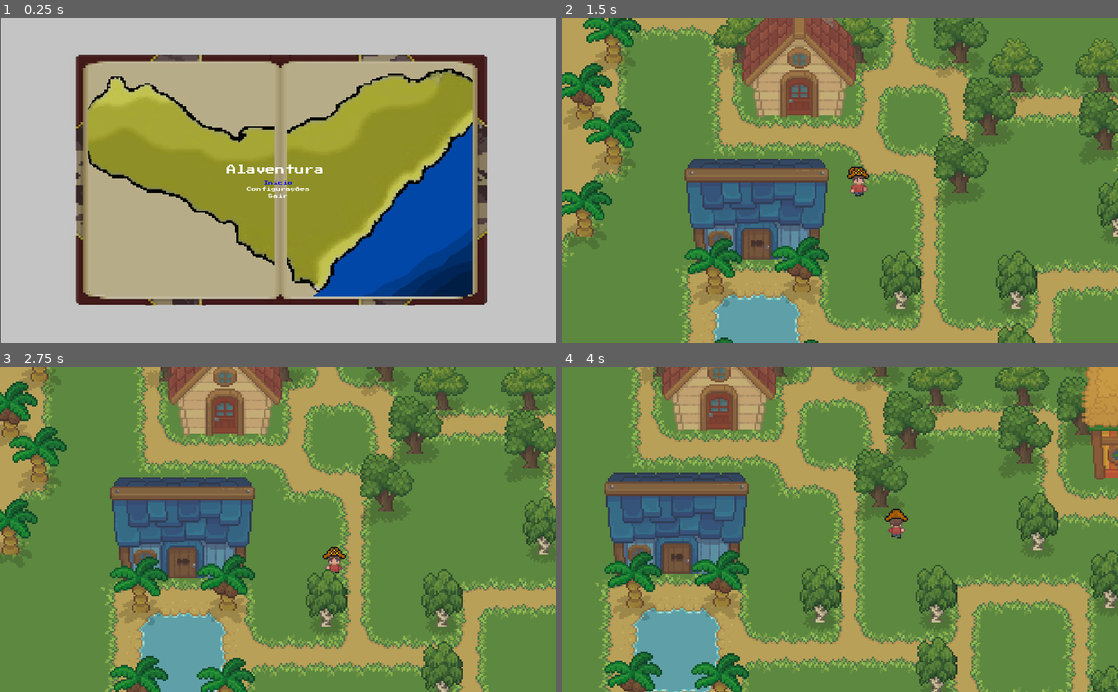
Above: before the commit, frames 1-4 (two rows, left to right).
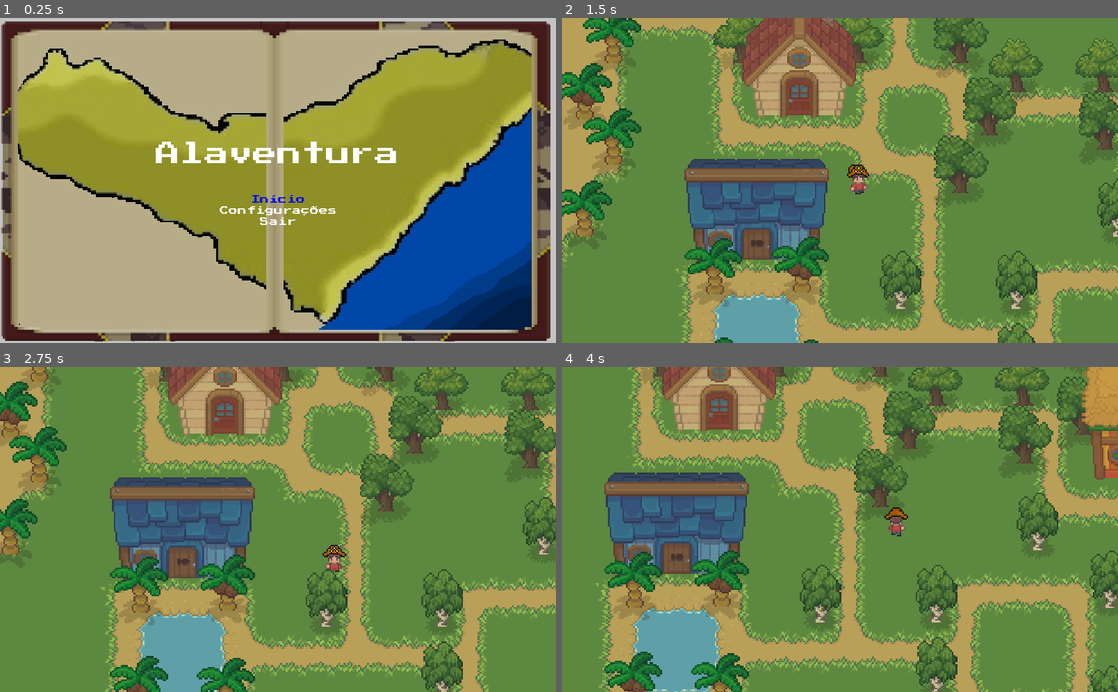
Above: after the commit, the same moments.

Repository: 2023M1T7-Inteli/grupo4
Game: Godot game, scene res://tela inicial completa/starSreen.tscn
The game is run twice, just before and just after one commit, with the same random seed, the same clock (stepped at 60 frames per second) and the same inputs.
Inputs:
- Up to frame 1 (0.25 s): no input
- Up to frame 2 (1.5 s): click "Início" at 0.5 s; tap Enter (ui_accept) at 1.25 s; hold Right (ui_right) from 1.28 s (still down)
- Up to frame 3 (2.75 s): tap Enter (ui_accept) at 1.52, 2.27 s; release Right (ui_right) at 2.03 s; hold Down (ui_down) from 2.03 s (still down)
- Up to frame 4 (4 s): release Down (ui_down) at 2.78 s; hold Right (ui_right) 2.78-3.53 s; hold Up (ui_up) from 3.53 s (still down); tap Enter (ui_accept) at 3.77 s

The runs differ from the first frame. In frame 1, 64% of the frame differs, in the area x 0-100%, y 0-100%; in frame 2, 0.2%; in frame 3, 0.2%; in frame 4, 0.2%.

Commit message:
v2

Diff:
--- a/src/v2/Player/Player.tscn
+++ b/src/v2/Player/Player.tscn
@@ -82,7 +82,7 @@
 
 [sub_resource type="CapsuleShape2D" id=5]
 radius = 5.0
-height = 10.0
+height = 0.0
 
 [node name="Player" type="KinematicBody2D"]
 script = ExtResource( 1 )
@@ -108,11 +108,11 @@
 editor_draw_drag_margin = true
 
 [node name="CollisionShape2D" type="CollisionShape2D" parent="."]
-position = Vector2( 159, 154 )
+position = Vector2( 159, 160 )
 shape = SubResource( 5 )
 
 [node name="Sprite" type="Sprite" parent="."]
-position = Vector2( 159, 151 )
+position = Vector2( 159, 150 )
 scale = Vector2( 0.130208, 0.130208 )
 texture = ExtResource( 2 )
 hframes = 28
--- a/src/v2/project.godot
+++ b/src/v2/project.godot
@@ -12,6 +12,10 @@
 
 config/name="godot tutorial"
 run/main_scene="res://tela inicial completa/starSreen.tscn"
+
+[autoload]
+
+Global="*res://Puzzle/Global.gd"
 
 [display]
 
--- a/src/v2/tela inicial completa/starSreen.tscn
+++ b/src/v2/tela inicial completa/starSreen.tscn
@@ -31,13 +31,13 @@
 Button/styles/pressed = SubResource( 5 )
 
 [sub_resource type="DynamicFont" id=1]
-size = 9
+size = 17
 font_data = ExtResource( 1 )
 
 [sub_resource type="Theme" id=7]
 
 [sub_resource type="DynamicFont" id=8]
-size = 19
+size = 45
 font_data = ExtResource( 1 )
 
 [node name="starScreen" type="Control"]
@@ -46,8 +46,8 @@
 script = ExtResource( 2 )
 
 [node name="bgd" type="Sprite" parent="."]
-position = Vector2( 513.813, 301.094 )
-scale = Vector2( 0.800293, 0.724865 )
+position = Vector2( 502.5, 304 )
+scale = Vector2( 1.06797, 0.92437 )
 texture = ExtResource( 3 )
 
 [node name="ColorRect" type="ColorRect" parent="."]
@@ -60,14 +60,14 @@
 anchor_top = 0.5
 anchor_right = 0.5
 anchor_bottom = 0.5
-margin_left = -97.5
-margin_top = 0.5
-margin_right = 97.5
-margin_bottom = 53.5
+margin_left = -110.5
+margin_top = 27.5
+margin_right = 110.5
+margin_bottom = 86.5
 
 [node name="startBtn" type="Button" parent="controls"]
-margin_right = 195.0
-margin_bottom = 9.0
+margin_right = 221.0
+margin_bottom = 17.0
 focus_neighbour_top = NodePath("../quitBtn")
 theme = SubResource( 6 )
 custom_colors/font_color_disabled = Color( 1, 1, 1, 1 )
@@ -79,9 +79,9 @@
 text = "Início"
 
 [node name="controlsBtn" type="Button" parent="controls"]
-margin_top = 13.0
-margin_right = 195.0
-margin_bottom = 22.0
+margin_top = 21.0
+margin_right = 221.0
+margin_bottom = 38.0
 theme = SubResource( 6 )
 custom_colors/font_color_disabled = Color( 1, 1, 1, 1 )
 custom_colors/font_color_focus = Color( 0.0313726, 0.980392, 0.0235294, 1 )
@@ -92,9 +92,9 @@
 text = "Configurações"
 
 [node name="quitBtn" type="Button" parent="controls"]
-margin_top = 26.0
-margin_right = 195.0
-margin_bottom = 35.0
+margin_top = 42.0
+margin_right = 221.0
+margin_bottom = 59.0
 focus_neighbour_bottom = NodePath("../startBtn")
 theme = SubResource( 6 )
 custom_colors/font_color_disabled = Color( 1, 1, 1, 1 )
@@ -110,10 +110,10 @@
 anchor_top = 0.5
 anchor_right = 0.5
 anchor_bottom = 0.5
-margin_left = -95.0
-margin_top = -28.5
-margin_right = 95.0
-margin_bottom = -9.5
+margin_left = -225.0
+margin_top = -72.5
+margin_right = 225.0
+margin_bottom = -27.5
 theme = SubResource( 7 )
 custom_fonts/font = SubResource( 8 )
 text = "Alaventura"
--- a/src/v2/world.tscn
+++ b/src/v2/world.tscn
@@ -7,6 +7,7 @@
 [ext_resource path="res://global_shadow.png" type="Texture" id=5]
 [ext_resource path="res://free.png" type="Texture" id=6]
 [ext_resource path="res://free version.png" type="Texture" id=7]
+[ext_resource path="res://pixil-frame-0 (10).png" type="Texture" id=8]
 
 [sub_resource type="TileSet" id=1]
 0/name = "tiles_all.png 0"
@@ -115,6 +116,29 @@
 4/shape_one_way_margin = 0.0
 4/shapes = [  ]
 4/z_index = 0
+5/name = "pixil-frame-0 (10).png 5"
+5/texture = ExtResource( 8 )
+5/tex_offset = Vector2( 0, 0 )
+5/modulate = Color( 1, 1, 1, 1 )
+5/region = Rect2( 64, 328, 263, 241 )
+5/tile_mode = 1
+5/autotile/bitmask_mode = 0
+5/autotile/bitmask_flags = [  ]
+5/autotile/icon_coordinate = Vector2( 0, 0 )
+5/autotile/tile_size = Vector2( 32, 32 )
+5/autotile/spacing = 0
+5/autotile/occluder_map = [  ]
+5/autotile/navpoly_map = [  ]
+5/autotile/priority_map = [  ]
+5/autotile/z_index_map = [  ]
+5/occluder_offset = Vector2( 0, 0 )
+5/navigation_offset = Vector2( 0, 0 )
+5/shape_offset = Vector2( 0, 0 )
+5/shape_transform = Transform2D( 1, 0, 0, 1, 0, 0 )
+5/shape_one_way = false
+5/shape_one_way_margin = 0.0
+5/shapes = [  ]
+5/z_index = 0
 
 [sub_resource type="TileSet" id=3]
 0/name = "buildings_all.png 0"
@@ -521,7 +545,7 @@
 polygon = PoolVector2Array( 195, -24, 229, -56, 233, -56, 266, -24, 267, 0, 262, 3, 260, 18, 202, 18, 199, 1 )
 
 [node name="CollisionPolygon2D4" type="CollisionPolygon2D" parent="StaticBody2D"]
-polygon = PoolVector2Array( 340, 69, 412, 69, 415, 117, 413, 118, 410, 142, 343, 142, 340, 115, 336, 113 )
+polygon = PoolVector2Array( 339, 81, 414, 81, 415, 117, 413, 118, 410, 142, 343, 142, 340, 115, 336, 113 )
 
 [node name="CollisionPolygon2D5" type="CollisionPolygon2D" parent="StaticBody2D"]
 polygon = PoolVector2Array( 465, 61, 534, 61, 539, 68, 539, 73, 535, 97, 533, 114, 466, 114, 466, 99, 463, 96, 460, 72 )
Binary file added: src/v2/pixil-frame-0 (10).png
Not shown, added: src/v2/pixil-frame-0 (10).png.import
Not shown: 1 places in src/v2/world.tscn that only renumber resources
